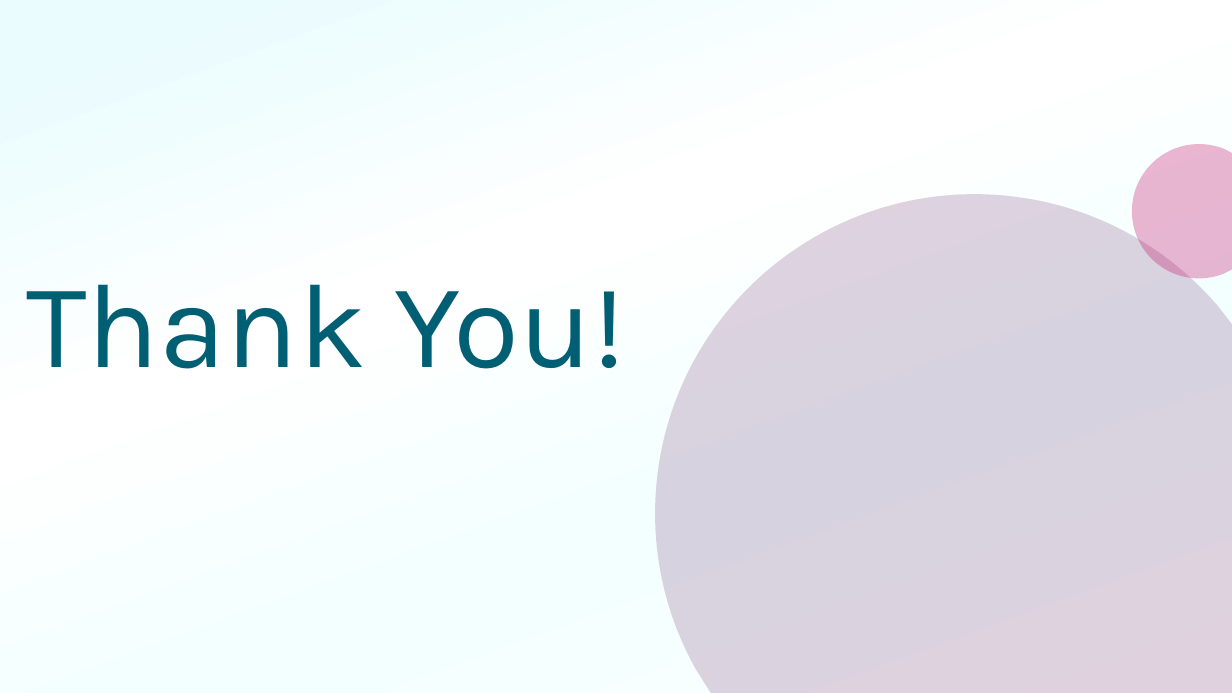
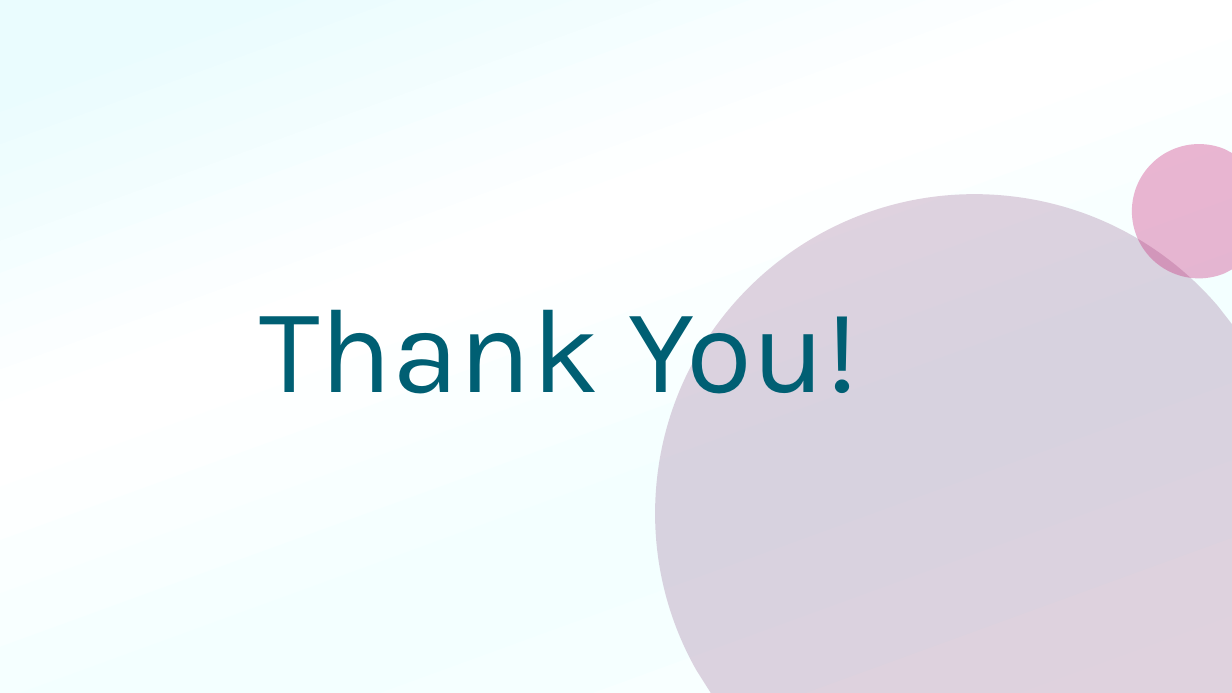
Before and after one commit to Harsh-Prasad09/Image-Deblurring, a slide deck: slide 8 of Sharpify.pptx (slide 6 before the commit). Drawn at 1232x693 pixels with LibreOffice and Linux fonts; fonts in the diff are those of the drawing. Boxes give left, top, right and bottom in pixels: in the first picture for what was removed or moved away, otherwise in the second. Text is boxed around its words. In the diff, an @@ line names an element or a change of style, - is before the commit and + after.

```diff
--- a/Sharpify.pptx
+++ b/Sharpify.pptx
@@ text "Thank You!" rewrapped from (26,284,626,369) to (259,283,859,420) @@
```
Also in this commit, not shown: 2 other slides changed, 2 slides added.
